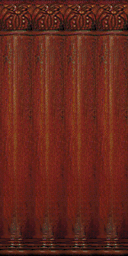
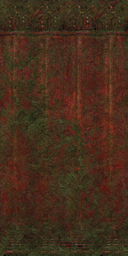
Two versions of the same layered image (128x256). Layer-by-layer changes:
added group "y (grass)" with 2 layers above "x" over [0, 0, 128, 256]
added layer "grass2" in group "y (grass)" over [0, 0, 128, 256]
added layer "grass1" in group "y (grass)" over [0, 0, 128, 256]
added group "x" with 2 layers above "base" over [0, 0, 128, 256]
added layer "grunge" (40%) in group "x" over [0, 0, 128, 256]
added layer "grime" in group "x" over [0, 0, 128, 256]
added group "base" with 6 layers above "Background" over [0, 0, 128, 256]
moved "Layer 1 copy 3" into group "base" over [96, 0, 128, 256]
moved "Layer 1 copy 2" into group "base" over [64, 0, 96, 256]
moved "Layer 1 copy" into group "base" over [32, 0, 64, 256]
moved "Layer 1" into group "base" over [0, 0, 32, 256]
